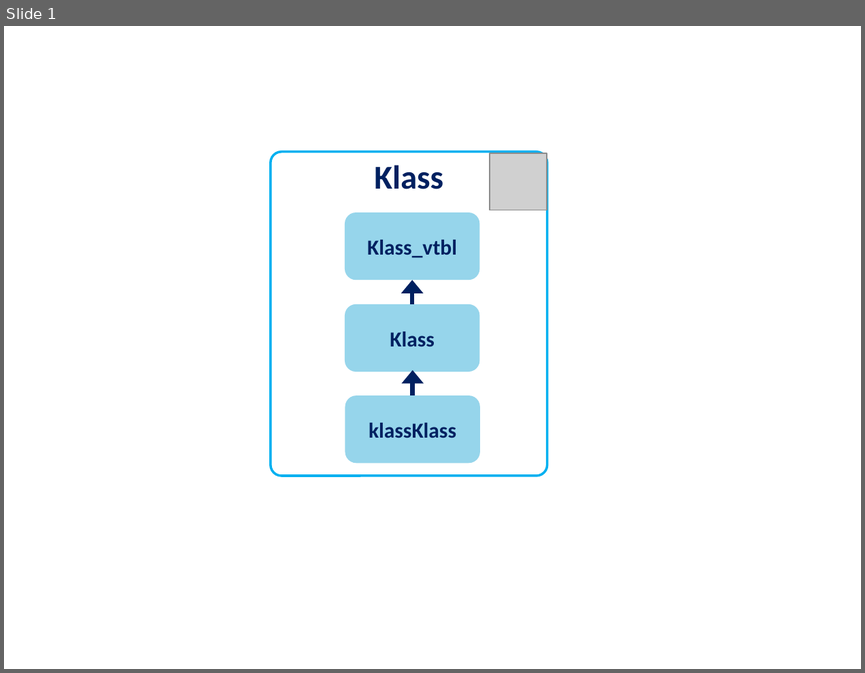
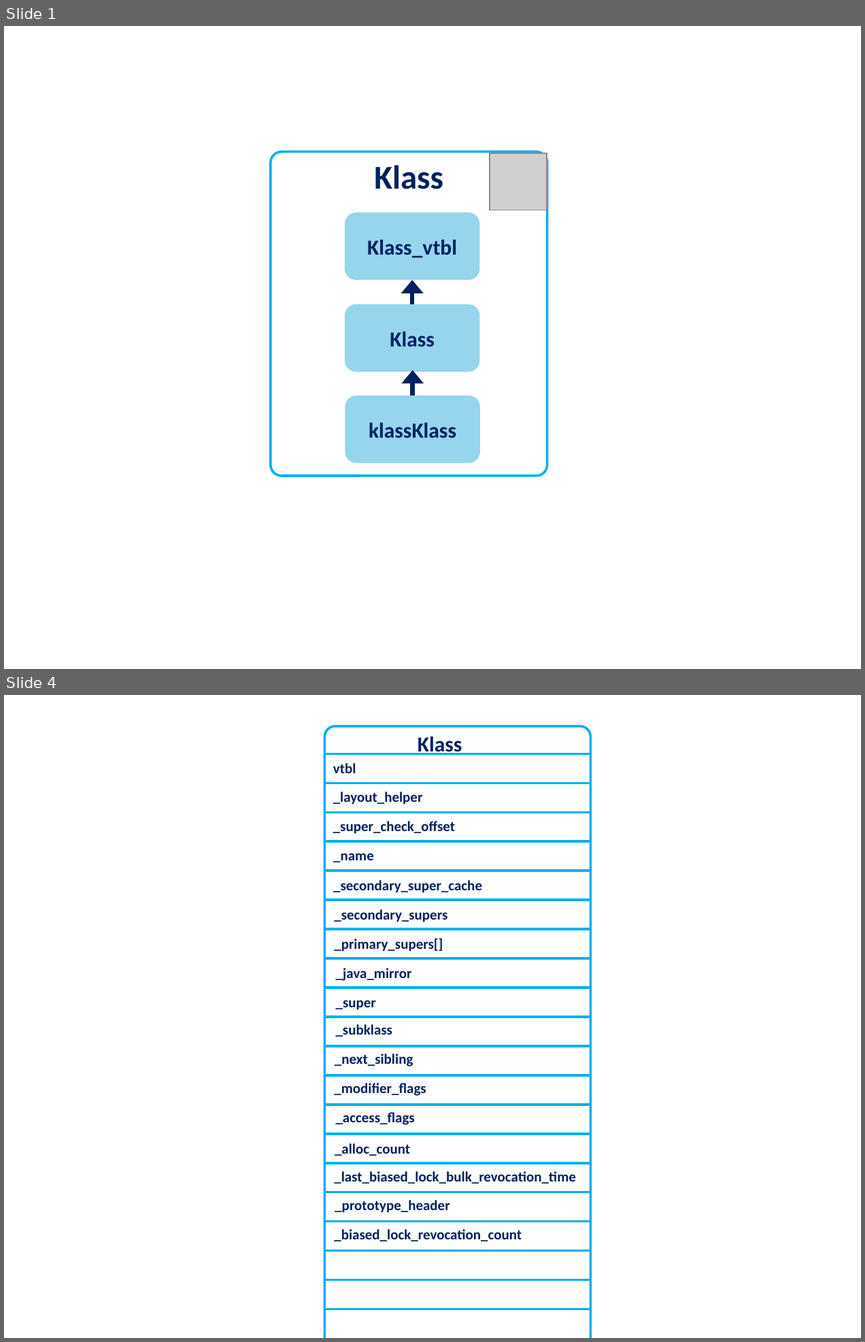
Before and after one commit to znipps/znipps.github.com, a slide deck: ppt/Klass.pptx. Shown one above the other, each under a label of ours: slide 1 before the commit, slides 1 and 4 after it; the slides between them are not shown. The pictures are 865x673 and 865x1342 pixels, drawn with LibreOffice and Linux fonts; fonts in the diff are those of the drawing; grey boxes stand for pictures. Boxes give left, top, right and bottom in pixels: in the first picture for what was removed or moved away, otherwise in the second. Text is boxed around its words. In the diff, an @@ line names an element or a change of style, - is before the commit and + after.

```diff
--- a/ppt/Klass.pptx
+++ b/ppt/Klass.pptx
@@ slide 4 added at (x1=4, y1=695, x2=861, y2=1338), background #FFFFFF @@
@@ text added at (x1=417, y1=736, x2=462, y2=755), 18 pt, text #002060, bold @@
+Klass
@@ text added at (x1=333, y1=763, x2=356, y2=773), 12 pt, text #002060, bold @@
+vtbl
@@ text added at (x1=333, y1=792, x2=423, y2=804), 12 pt, text #002060, bold @@
+_layout_helper
@@ text added at (x1=333, y1=821, x2=455, y2=834), 12 pt, text #002060, bold @@
+_super_check_offset
@@ text added at (x1=333, y1=853, x2=374, y2=862), 12 pt, text #002060, bold @@
+_name
@@ text added at (x1=333, y1=880, x2=482, y2=893), 12 pt, text #002060, bold @@
+_secondary_super_cache
@@ text added at (x1=334, y1=909, x2=447, y2=922), 12 pt, text #002060, bold @@
+_secondary_supers
@@ text added at (x1=334, y1=938, x2=443, y2=951), 12 pt, text #002060, bold @@
+_primary_supers[]
@@ group added at (x1=324, y1=726, x2=590, y2=1338): 20 lines, 1 rounded rectangle @@
@@ text added at (x1=336, y1=968, x2=412, y2=981), 12 pt, text #002060, bold @@
+_java_mirror
@@ text added at (x1=336, y1=1000, x2=376, y2=1010), 12 pt, text #002060, bold @@
+_super
@@ text added at (x1=336, y1=1024, x2=393, y2=1036), 12 pt, text #002060, bold @@
+_subklass
@@ text added at (x1=334, y1=1053, x2=413, y2=1066), 12 pt, text #002060, bold @@
+_next_sibling
@@ text added at (x1=334, y1=1083, x2=426, y2=1096), 12 pt, text #002060, bold @@
+_modifier_flags
@@ text added at (x1=336, y1=1112, x2=415, y2=1125), 12 pt, text #002060, bold @@
+_access_flags
@@ text added at (x1=334, y1=1143, x2=410, y2=1155), 12 pt, text #002060, bold @@
+_alloc_count
@@ text added at (x1=334, y1=1171, x2=576, y2=1183), 12 pt, text #002060, bold @@
+_last_biased_lock_bulk_revocation_time
@@ text added at (x1=334, y1=1200, x2=449, y2=1212), 12 pt, text #002060, bold @@
+_prototype_header
@@ text added at (x1=334, y1=1229, x2=521, y2=1241), 12 pt, text #002060, bold @@
+_biased_lock_revocation_count
```
Also in this commit, not shown: 1 slide changed, 2 other slides added, 3 other files.
